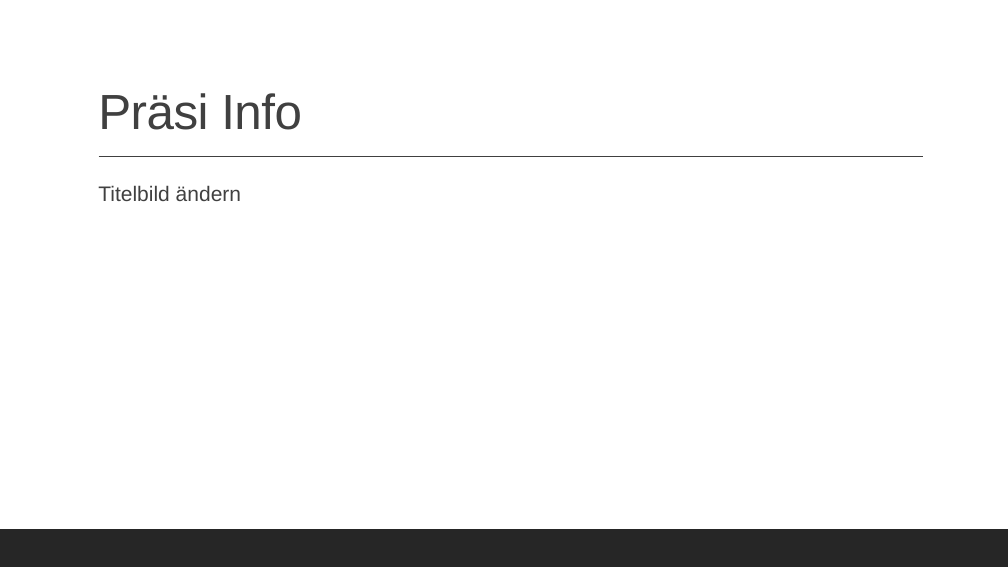
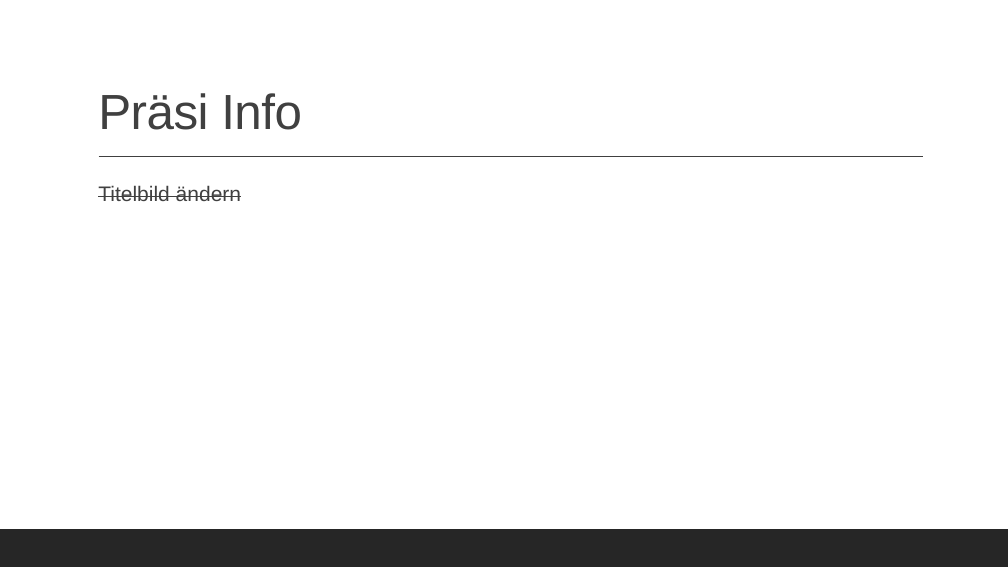
Before and after one commit to KraupaMario/DV-Projekt, a slide deck: slide 9 of 4_Praesentation/DV-Projekt.pptx. Drawn at 1008x567 pixels with LibreOffice and Linux fonts; fonts in the diff are those of the drawing. Boxes give left, top, right and bottom in pixels: in the first picture for what was removed or moved away, otherwise in the second. Text is boxed around its words. In the diff, an @@ line names an element or a change of style, - is before the commit and + after.

```diff
--- a/4_Praesentation/DV-Projekt.pptx
+++ b/4_Praesentation/DV-Projekt.pptx
@@ text "Titelbild ändern" at bbox=[98, 185, 241, 201]: strikethrough on @@
```
Also in this commit, not shown: 2 other slides changed, 8 other files.
